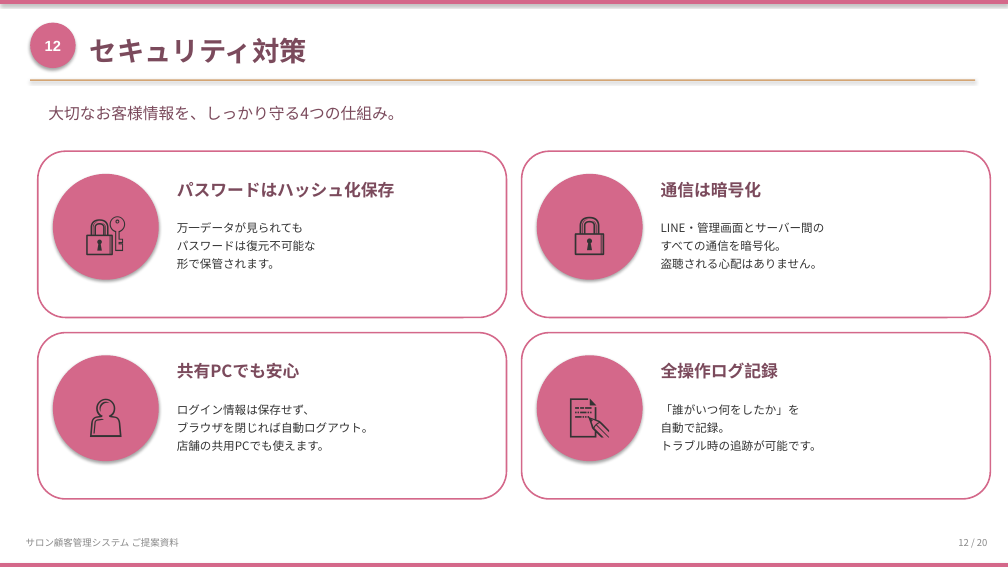
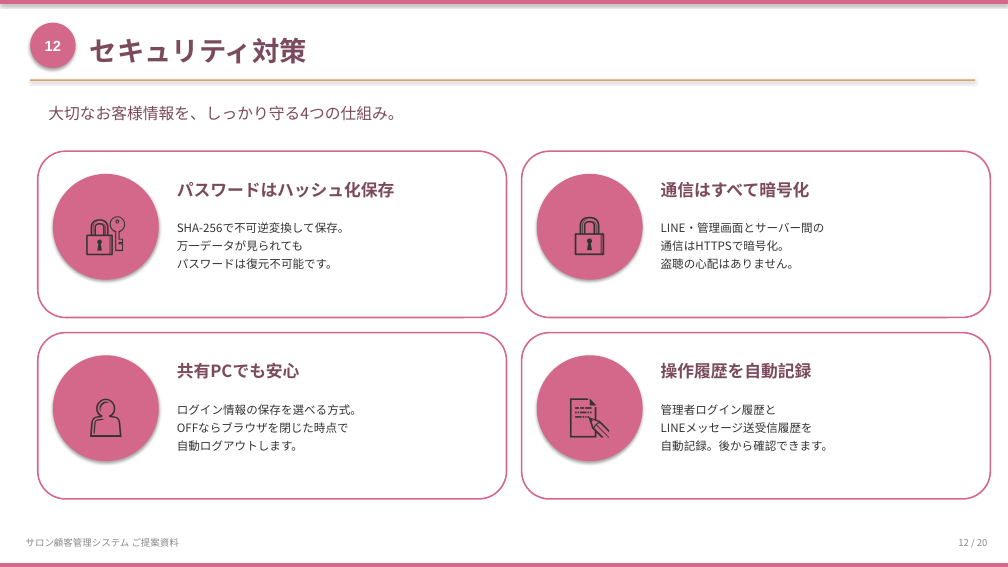
Before and after one commit to fukuokacolor-web/-salon-management, a slide deck: slide 12 of docs/SALON_PROPOSAL.pptx. Drawn at 1008x567 pixels with LibreOffice and Linux fonts; fonts in the diff are those of the drawing. Boxes give left, top, right and bottom in pixels: in the first picture for what was removed or moved away, otherwise in the second. Text is boxed around its words. In the diff, an @@ line names an element or a change of style, - is before the commit and + after.

```diff
--- a/docs/SALON_PROPOSAL.pptx
+++ b/docs/SALON_PROPOSAL.pptx
@@ text at box(661, 182, 810, 198): text changed @@
-通信は暗号化
+通信はすべて暗号化
@@ text at box(177, 222, 350, 233): paragraph added @@
+SHA-256で不可逆変換して保存。
@@ text at box(177, 258, 338, 269): text changed @@
-パスワードは復元不可能な
-形で保管されます。
+パスワードは復元不可能です。
@@ text at box(661, 240, 800, 269): text changed @@
-すべての通信を暗号化。
-盗聴される心配はありません。
+通信はHTTPSで暗号化。
+盗聴の心配はありません。
@@ text at box(661, 363, 812, 379): text changed @@
-全操作ログ記録
+操作履歴を自動記録
@@ text at box(177, 404, 362, 451): text changed @@
-ログイン情報は保存せず、
-ブラウザを閉じれば自動ログアウト。
-店舗の共用PCでも使えます。
+ログイン情報の保存を選べる方式。
+OFFならブラウザを閉じた時点で
+自動ログアウトします。
@@ text at box(661, 404, 833, 451): text changed @@
-「誰がいつ何をしたか」を
-自動で記録。
-トラブル時の追跡が可能です。
+管理者ログイン履歴と
+LINEメッセージ送受信履歴を
+自動記録。後から確認できます。
```
Also in this commit, not shown: 5 other slides changed, 3 other files.
